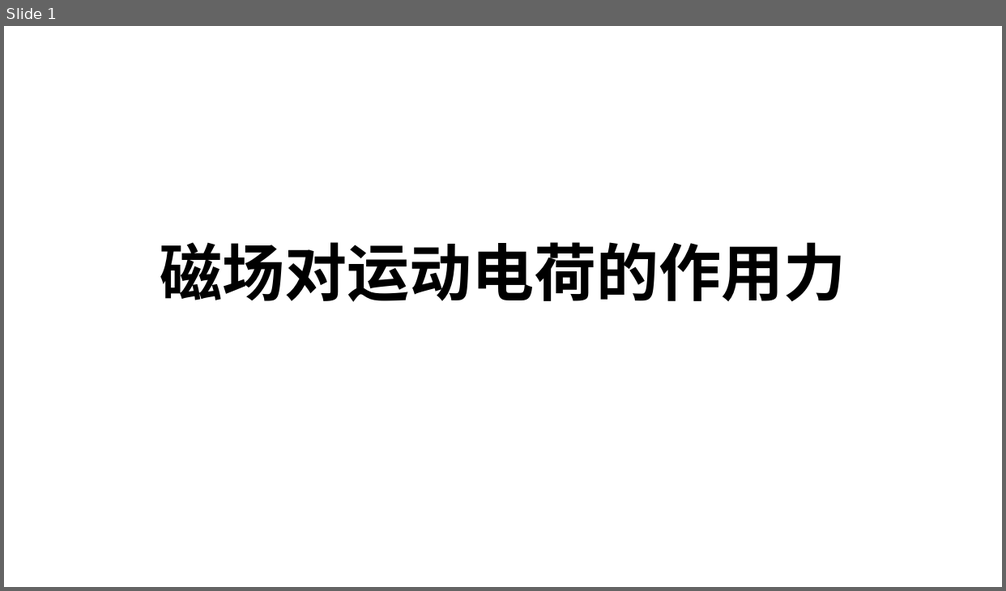
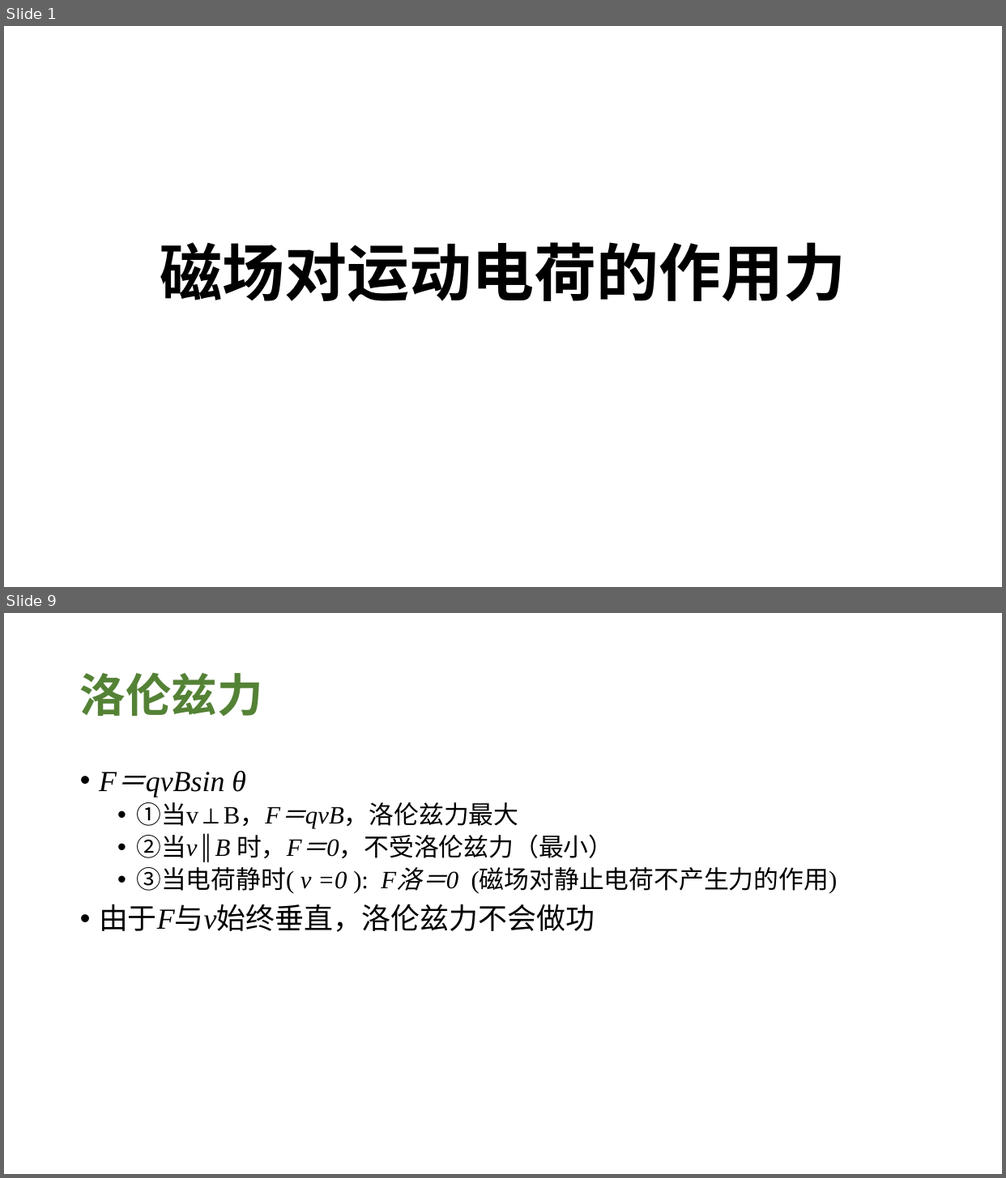
Before and after one commit to broshu/lab, a slide deck: ppt/磁场对运动电荷的作用力.pptx. Shown one above the other, each under a label of ours: slide 1 before the commit, slides 1 and 9 after it; the slides between them are not shown. The pictures are 1006x591 and 1006x1178 pixels, drawn with LibreOffice and Linux fonts; fonts in the diff are those of the drawing. Boxes give left, top, right and bottom in pixels: in the first picture for what was removed or moved away, otherwise in the second. Text is boxed around its words. In the diff, an @@ line names an element or a change of style, - is before the commit and + after.

```diff
--- a/ppt/磁场对运动电荷的作用力.pptx
+++ b/ppt/磁场对运动电荷的作用力.pptx
@@ slide 9 added at box(4, 613, 1002, 1174), background #FFFFFF @@
@@ title added at box(80, 673, 263, 716), 44 pt, text #548235, bold @@
+洛伦兹力
@@ text added at box(99, 771, 837, 932), 24 pt, text #000000 @@
+• F＝qvBsin θ
+  • ①当v⊥B，F＝qvB，洛伦兹力最大
+  • ②当v∥B 时，F＝0，不受洛伦兹力（最小）
+  • ③当电荷静时( v =0 ): F洛＝0 (磁场对静止电荷不产生力的作用)
+• 由于F与v始终垂直，洛伦兹力不会做功
```
Also in this commit, not shown: 11 other slides added.
